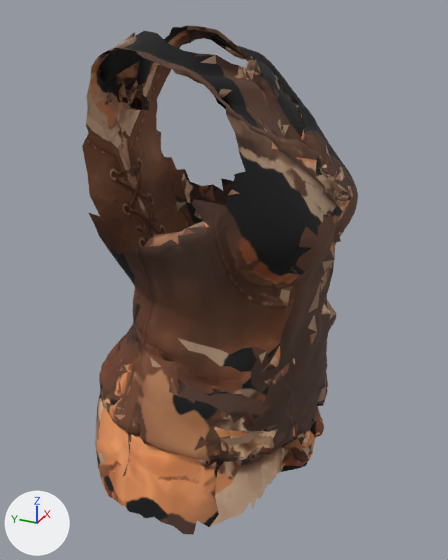
The glTF model assets/models/gear/base-female/leather_coat.glb, before and after one commit.
Camera for both pictures: a camera (50 mm lens) standing at (-0.754, -0.33, 1.465) and looking at (-0.009, 0.005, 1.092). Lighting does not change. The marker at lower left points along +X, +Y and +Z. The older version comes first. Where no turn or scale is listed for an object, it has been applied to the vertices. Vertices at exactly the same position are counted once.

Before the edit, the objects in view are built like this:
```python
me_mesh_0_002 = bpy.data.meshes.new('Mesh_0.002')
me_mesh_0_002.from_pydata(...)  # 3680 vertices, 7125 faces; spans x -0.226..0.226, y -0.162..0.184, z 0.802..1.428
me_mesh_0_002.materials.append(mat_leather)  # picture img_leather_coat_colour
ob_leather_coat = bpy.data.objects.new('leather_coat', me_mesh_0_002)
ob_leather_coat.location = (0.0, 0.0, 0.0)
```
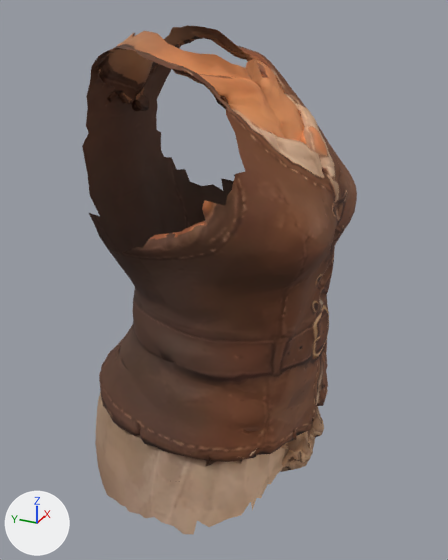
Boxes (x1, y1, x2, y2) around the edits, measured in the pictures (448 x 560 px; the box of a moved part takes in the faces that stretch with it):
'leather_coat', reshaped, surface changed: before (82, 25, 358, 534); after (82, 25, 357, 534)
part 1 of me_mesh_0_002, moved or reshaped: before (192, 155, 358, 346); after (202, 155, 357, 346)
part 2 of me_mesh_0_002, moved or reshaped: before (106, 61, 149, 110); after (106, 61, 149, 111)
part 3 of me_mesh_0_002, moved or reshaped: before (110, 336, 125, 363); after (110, 339, 123, 363)
part 4 of me_mesh_0_002, surface changed: (82, 25, 357, 534) in both

The change, as a list of edits to the scene's bpy script:
```text
Change me_mesh_0_002:
    used by ob_leather_coat; location = (0.0, 0.0, 0.0)
    remove me_mesh_0_002.from_pydata(...)  # 3680 vertices, 7125 faces; spans x -0.226..0.226, y -0.162..0.184, z 0.802..1.428
    add me_mesh_0_002.from_pydata(...)  # 3680 vertices, 7125 faces; spans x -0.226..0.226, y -0.16..0.184, z 0.802..1.428
    me_mesh_0_002 part 1: 49 of 3680 vertices moved; they spanned x -0.164..0.103, y -0.162..-0.025, z 1.024..1.269 and now span x -0.159..0.102, y -0.157..-0.036, z 1.023..1.271; mean shift (0.0, 0.002, -0.001); largest move (-0.163, -0.025, 1.254) -> (-0.159, -0.036, 1.25)
    me_mesh_0_002 part 2: 35 of 3680 vertices moved; they spanned x -0.036..0.035, y 0.129..0.16, z 1.322..1.37 and now span x -0.037..0.036, y 0.131..0.158, z 1.319..1.368; mean shift (0.0, -0.005, -0.004); largest move (-0.008, 0.134, 1.349) -> (-0.014, 0.135, 1.338)
    me_mesh_0_002 part 3
    me_mesh_0_002.vertices[661].co: (-0.088, 0.136, 1.004) -> (-0.088, 0.135, 1.002)  # pixel (120, 339) -> pixel (121, 340)
    me_mesh_0_002.vertices[716].co: (-0.104, 0.129, 1.008) -> (-0.103, 0.126, 1.007)  # pixel (118, 343) -> pixel (121, 344)
    me_mesh_0_002.vertices[718].co: (-0.085, 0.134, 1.007) -> (-0.084, 0.131, 1.006)  # pixel (123, 337) -> not seen
    me_mesh_0_002.vertices[720].co: (-0.089, 0.132, 1.009) -> (-0.088, 0.129, 1.007)  # pixel (122, 337) -> pixel (124, 338)
    me_mesh_0_002.vertices[721].co: (-0.102, 0.129, 1.009) -> (-0.101, 0.126, 1.006)  # pixel (119, 342) -> pixel (121, 343)
    me_mesh_0_002.vertices[722].co: (-0.101, 0.137, 1.002) -> (-0.1, 0.135, 0.999)  # pixel (115, 345) -> pixel (117, 346)
    me_mesh_0_002.vertices[723].co: (-0.112, 0.123, 1.008) -> (-0.111, 0.121, 1.007)  # pixel (119, 346) -> pixel (120, 347)
    me_mesh_0_002.vertices[727].co: (-0.117, 0.121, 1.005) -> (-0.117, 0.12, 1.004)  # pixel (118, 350) -> pixel (119, 350)
    me_mesh_0_002 part 4: texture (UV) coordinates of 7125 of 7125 faces, centred in x -0.224..0.225, y -0.159..0.184, z 0.808..1.426, changed; they spanned u 0.01..0.99, v 0.01..0.99 and now span u 0.01..0.99, v 0.01..0.99
    other edits to the shape of me_mesh_0_002 do not show in these pictures
```
